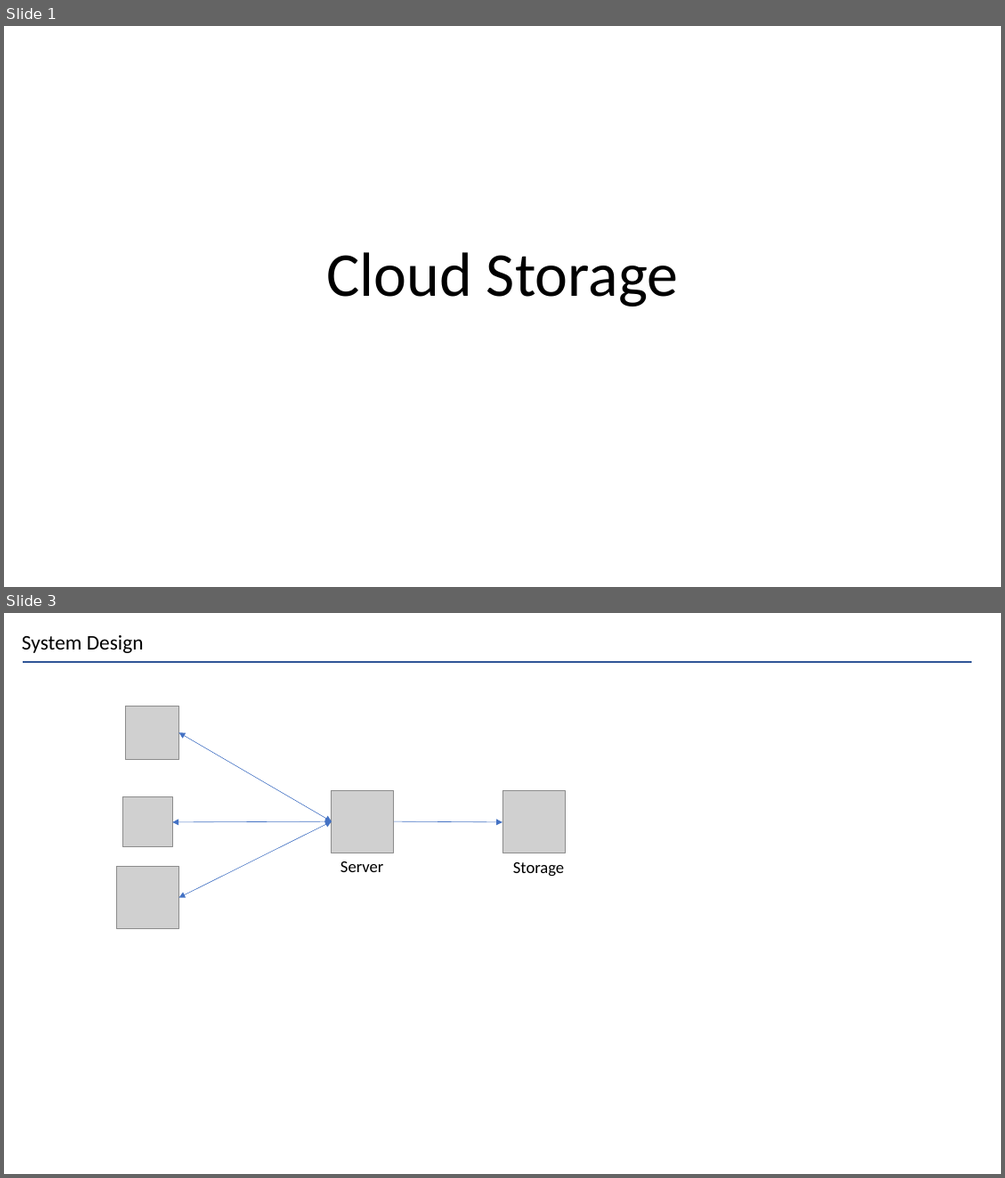
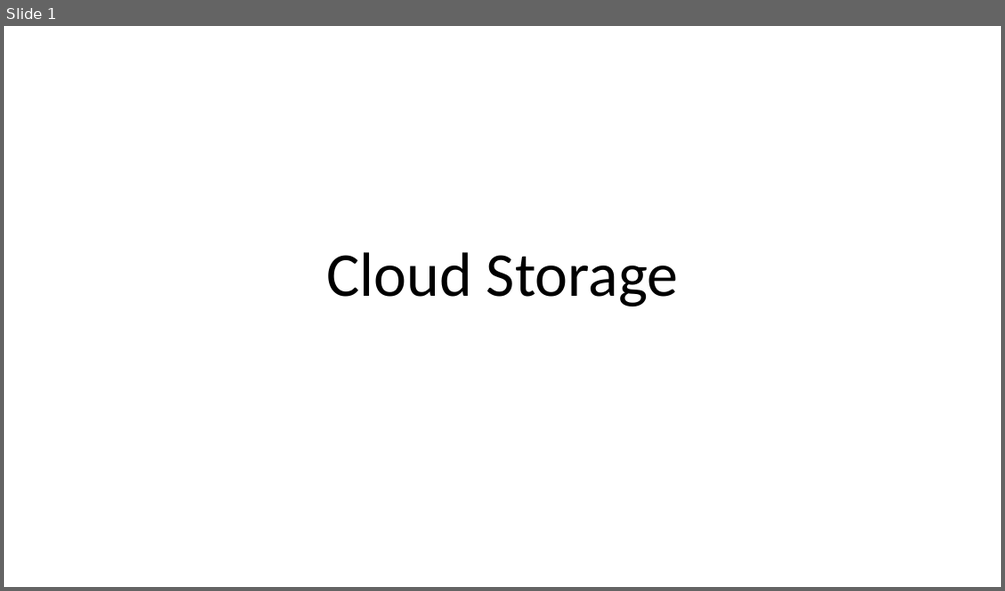
Before and after one commit to Joel-Hwang/leetcode, a slide deck: CloudStorage.pptx. Shown one above the other, each under a label of ours: slides 1 and 3 before the commit, slide 1 after it; the slides between them are not shown. The pictures are 1005x1178 and 1005x591 pixels, drawn with LibreOffice and Linux fonts; fonts in the diff are those of the drawing; grey boxes stand for pictures. Boxes give left, top, right and bottom in pixels: in the first picture for what was removed or moved away, otherwise in the second. Text is boxed around its words. In the diff, an @@ line names an element or a change of style, - is before the commit and + after.

```diff
--- a/CloudStorage.pptx
+++ b/CloudStorage.pptx
@@ slide 3 removed at <box>4,613,1001,1174</box>, background #FFFFFF @@
@@ text removed at <box>22,635,144,653</box> @@
-System Design
@@ line removed from (23, 662) to (971, 662) @@
@@ picture removed at <box>126,706,179,759</box> @@
@@ double arrow removed from (179, 732) to (332, 821) @@
@@ picture removed at <box>123,797,173,847</box> @@
@@ picture removed at <box>332,790,394,852</box> @@
@@ picture removed at <box>502,791,565,853</box> @@
@@ double arrow removed from (172, 822) to (332, 821) @@
@@ double arrow removed from (179, 898) to (332, 821) @@
@@ arrow removed from (394, 821) to (502, 822) @@
@@ picture removed at <box>117,867,179,929</box> @@
@@ text removed at <box>340,861,383,872</box> @@
-Server
@@ text removed at <box>513,862,564,876</box> @@
-Storage
```
Also in this commit, not shown: 1 slide changed, 3 slides added, 1 other slide removed.
